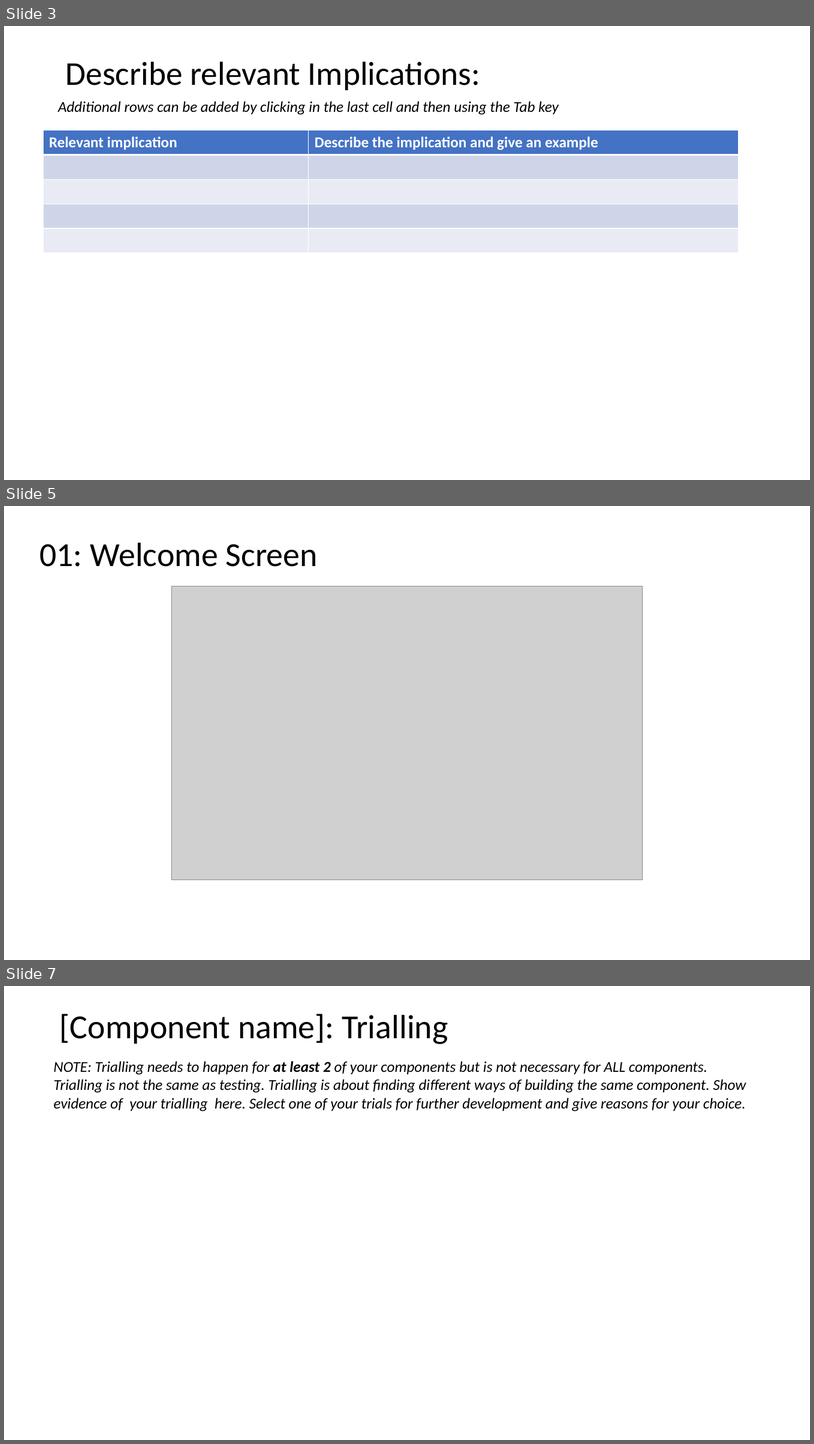
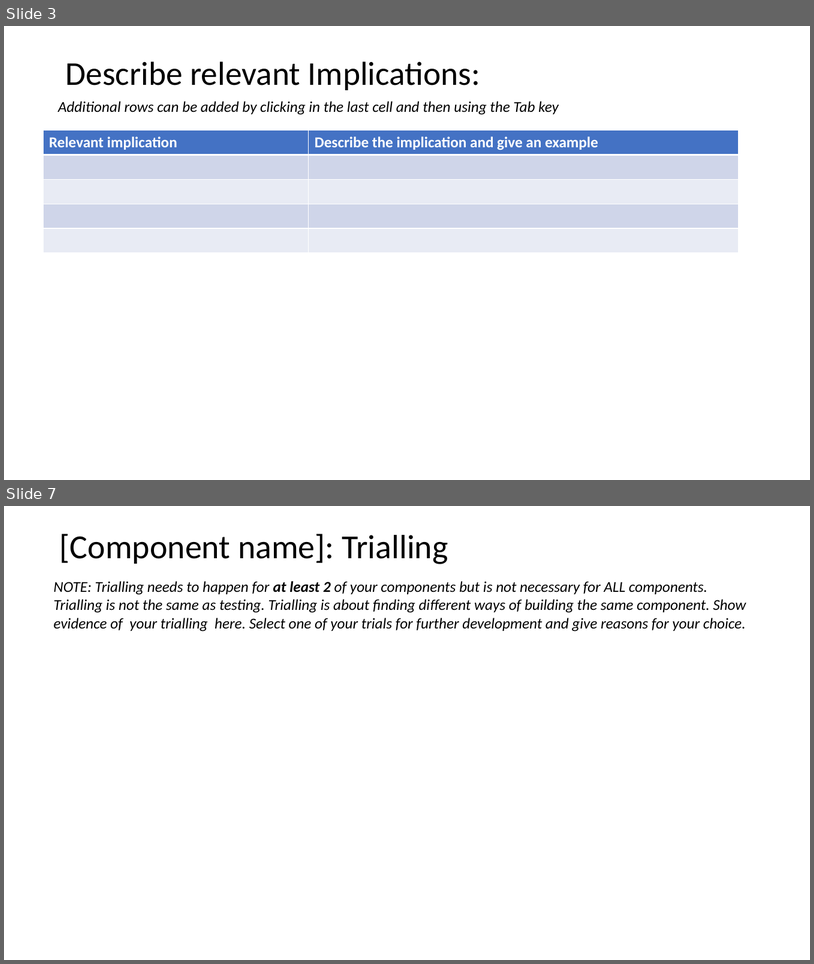
Before and after one commit to joshbatmiddleton/1.7-and-1.8-Assesment, a slide deck: Main Folder/Documents/Powerpoint/1.7 and 1.8 documentation.pptx. Shown one above the other, each under a label of ours: slides 3, 5 and 7 before the commit, slides 3 and 7 after it; the slides between them are not shown. The pictures are 814x1444 and 814x964 pixels, drawn with LibreOffice and Linux fonts; fonts in the diff are those of the drawing; grey boxes stand for pictures. Boxes give left, top, right and bottom in pixels: in the first picture for what was removed or moved away, otherwise in the second. Text is boxed around its words. In the diff, an @@ line names an element or a change of style, - is before the commit and + after.

Commit message:
Update v1.2

```diff
--- a/Main Folder/Documents/Powerpoint/1.7 and 1.8 documentation.pptx
+++ b/Main Folder/Documents/Powerpoint/1.7 and 1.8 documentation.pptx
@@ slide 5 removed at (x1=4, y1=506, x2=810, y2=960), background #FFFFFF @@
@@ title removed at (x1=39, y1=543, x2=318, y2=567) @@
-01: Welcome Screen
@@ picture removed at (x1=171, y1=586, x2=643, y2=880) @@
```
Also in this commit, not shown: 2 slides changed, 1 slide added.
